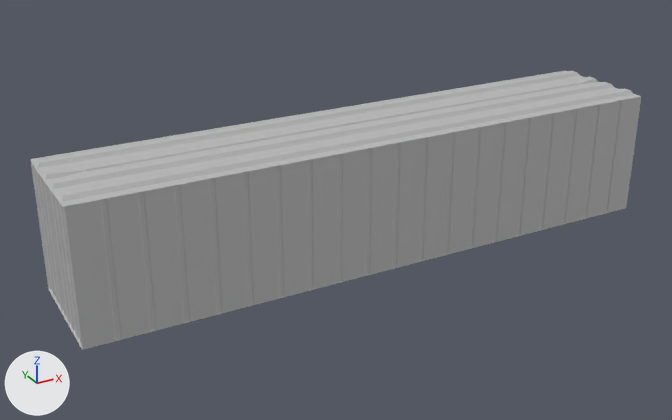
The FBX model Users/Ian/Assets/PlatformContainer_Asset_v01.fbx, before and after one commit.
The view is the same before and after, from a camera (50 mm lens) standing at (-8.66, -14.59, 8.2) and looking at (-0.59, 0.1, 0.86). Every picture has the same lights, and +X, +Y and +Z are marked at lower left. Where no turn or scale is listed for an object, it has been applied to the vertices.

Before the edit, the objects in view are built like this:
```python
me_mesh = bpy.data.meshes.new('Mesh')
me_mesh.from_pydata(...)  # 1521 vertices, 1574 faces; spans x -6.01..6.01, y -1.17..1.17, z -1.28..1.34
me_mesh.materials.append(mat_lambert1)  # grey #bcbcbc
ob_pcube8 = bpy.data.objects.new('pCube8', me_mesh)
ob_pcube8.location = (0.0, 0.0, 1.27)
```
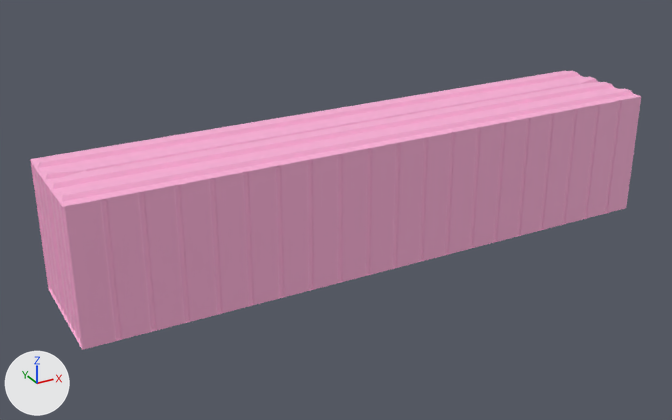
Pixel boxes (x1, y1, x2, y2) of what changed, in the pictures (672 x 420 px):
```json
{"object": "pCube8", "change": "recoloured", "before": [30, 70, 641, 350], "after": [30, 70, 641, 350], "on screen": "grey to pink"}
```

The change, as JSON lines over the scene's bpy script:
```json
{"op": "add", "block": "img_wallfloorceiling_png", "code": ["img_wallfloorceiling_png = load_image('WallFloorCeiling.png', '_unpacked/WallFloorCeiling.png', 2000, 2000, 'sRGB')"]}
{"op": "add", "block": "mat_lambert2", "code": ["mat_lambert2 = principled_material('lambert2')", "mat_lambert2.texture = img_wallfloorceiling_png  # with its transparency"]}
{"block": "me_mesh", "where": "me_mesh.from_pydata(...)  # 1521 vertices, 1574 faces; spans x -6.01..6.01, y -1.17..1.17, z -1.28..1.34"}
{"op": "remove", "block": "me_mesh", "code": "me_mesh.materials.append(mat_lambert1)  # grey #bcbcbc"}
{"op": "add", "block": "me_mesh", "code": "me_mesh.materials.append(mat_lambert2)  # picture img_wallfloorceiling_png"}
```
